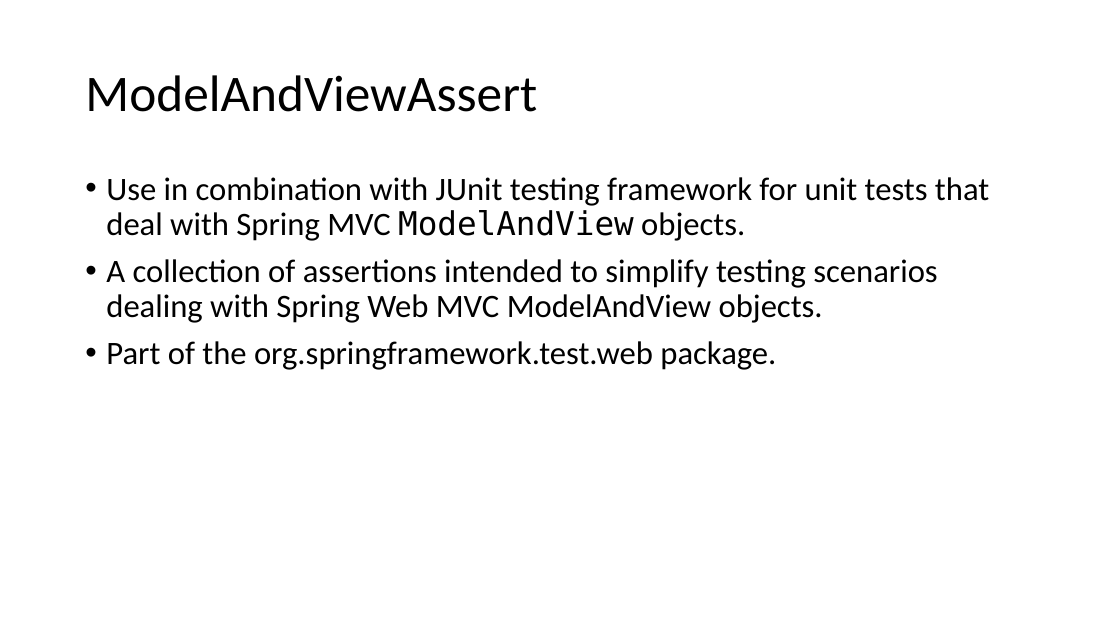
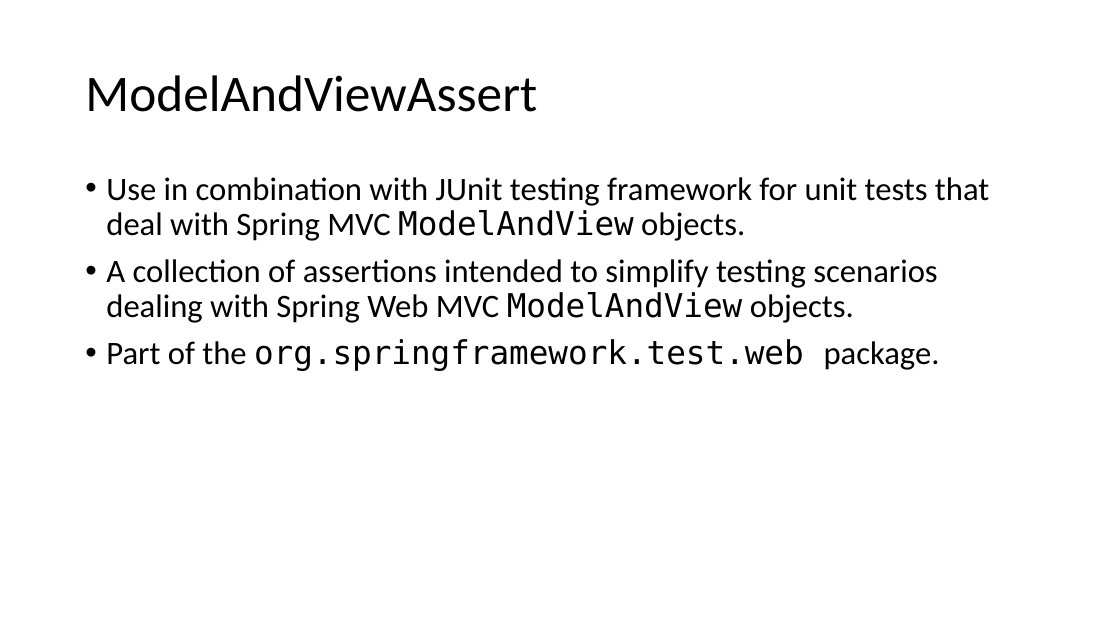
Before and after one commit to cebartling/test-driven, a slide deck: slide 8 of presentations/Introduction to Spring Framework Testing.pptx. Drawn at 1120x630 pixels with LibreOffice and Linux fonts; fonts in the diff are those of the drawing. Boxes give left, top, right and bottom in pixels: in the first picture for what was removed or moved away, otherwise in the second. Text is boxed around its words. In the diff, an @@ line names an element or a change of style, - is before the commit and + after.

Commit message:
Updates to Spring Framework testing support presentation

```diff
--- a/presentations/Introduction to Spring Framework Testing.pptx
+++ b/presentations/Introduction to Spring Framework Testing.pptx
@@ text at [106, 259, 940, 371]: font Calibri to DejaVu Sans Mono in "ModelAndView", "org.springframework.test.web" @@
```
Also in this commit, not shown: 3 other slides changed, 5 slides added.
